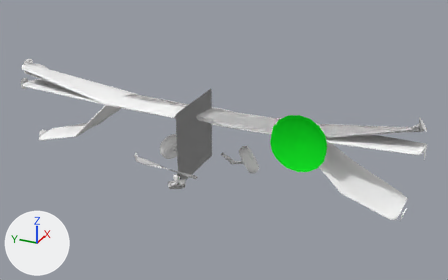
The Blender file Models/c172p-detailed-damage.blend, before and after one commit.
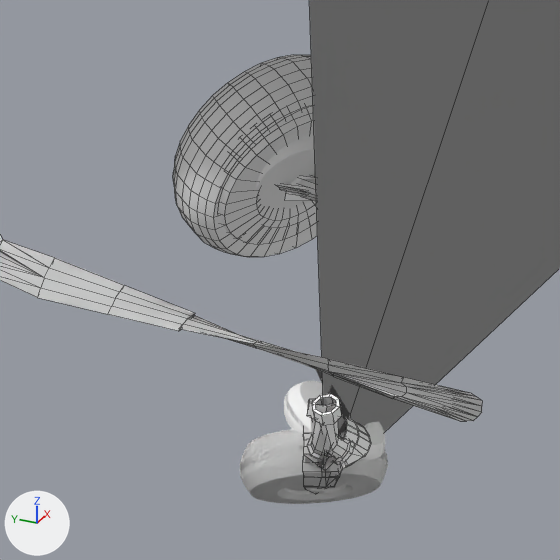
The first picture shows the older version from a 50 mm lens placed at (-13.14, -6.73, 6.62), pointed at (0.15, -0.75, -0.03). The close-ups show both versions on the part from 31% to 46% of the width and 45% to 70% of the height of that picture; other places that the commit changed are outside them. The lights are fixed; the arrows at lower left show +X, +Y and +Z. The close-ups show mesh edges as thin lines.

The older version as bpy lines, for what is in view:
```python
me_nosewheelbkd = bpy.data.meshes.new('NoseWheelBKD')
me_nosewheelbkd.from_pydata(...)  # 514 vertices, 512 faces; spans x 0.745..1.169, y 0.527..0.976, z -1.277..-0.892
me_nosewheelbkd.polygons.foreach_set('use_smooth', [True] * 512)
me_nosewheelbkd.materials.append(mat_wheel_mat)  # its picture is missing
me_rightwheelbksd = bpy.data.meshes.new('RightWheelBKsD')
me_rightwheelbksd.from_pydata(...)  # 418 vertices, 448 faces; spans x 0.238..0.871, y 1.152..1.672, z -1.052..-0.41
me_rightwheelbksd.polygons.foreach_set('use_smooth', [True] * 448)
me_rightwheelbksd.materials.append(mat_wheel_mat)  # its picture is missing
me_rightwheeld = bpy.data.meshes.new('RightWheelD')
me_rightwheeld.from_pydata(...)  # 418 vertices, 448 faces; spans x 0.993..1.323, y 0.916..1.223, z -0.773..-0.433
me_rightwheeld.polygons.foreach_set('use_smooth', [True] * 448)
me_rightwheeld.materials.append(mat_wheel_mat)  # its picture is missing
ob_nosewheelbkd = bpy.data.objects.new('NoseWheelBKD', me_nosewheelbkd)
ob_nosewheelbkd.location = (-1.768, -0.603, 0.033)
ob_nosewheelbkd.show_transparent = True
ob_rightwheelbksd = bpy.data.objects.new('RightWheelBKsD', me_rightwheelbksd)
ob_rightwheelbksd.location = (0.245, -0.277, -0.133)
ob_rightwheelbksd.show_transparent = True
ob_rightwheeld = bpy.data.objects.new('RightWheelD', me_rightwheeld)
ob_rightwheeld.location = (-0.422, -0.018, -0.243)
ob_rightwheeld.show_transparent = True
# also in view: 'NoseWheelD' at (-0.77, 0.09, -0.91); 'NoseWheelStrutBKD' at (-0.89, 0.08, -0.92); 'strobe2BD' at (0.0, 0.0, 0.0); 'PropellerBKD' at (-1.72, -0.01, -0.08); 'NoseWheelStrutD' at (-0.9, 0.04, -0.84)
```
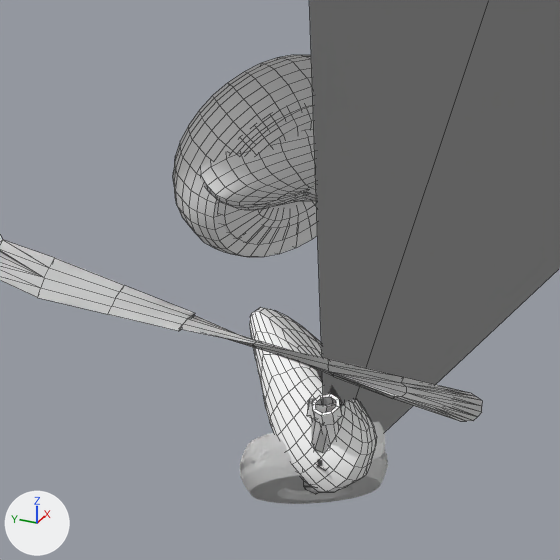
What differs and where, as boxes [x1, y1, x2, y2] in the close-ups (560 x 560 px):
'fairing1D', added: after [250, 308, 377, 492]
'fairing3D', added: after [200, 128, 316, 211]
'RightWheelD', unchanged, covered by the edit: before [256, 134, 315, 210]; after [269, 201, 311, 210]
'NoseWheelStrutD', unchanged, covered by the edit: before [312, 393, 371, 481]; after [312, 393, 341, 445]
'NoseWheelD', unchanged, covered by the edit: before [284, 381, 386, 461]; after [372, 422, 386, 459]
'NoseWheelStrutBKD', unchanged, covered by the edit: before [303, 398, 340, 491]; after [304, 398, 336, 491]

Patch to the scene script:
```diff
--- a/Models/c172p-detailed-damage.blend.py
+++ b/Models/c172p-detailed-damage.blend.py
@@ mat_material_parts @@
+mat_material_parts = diffuse_material('Material.Parts')
+mat_material_parts.base_color = (1.0, 1.0, 1.0)  # white #ffffff
@@ me_plane_020 @@
+me_plane_020.from_pydata(...)  # 324 vertices, 322 faces; spans x 0.188..1.079, y 1.004..1.277, z -1.218..-0.896
+me_plane_020.polygons.foreach_set('use_smooth', [True] * 322)
+me_plane_020.materials.append(mat_material_parts)  # its picture is missing
@@ me_plane_019 @@
+me_plane_019.from_pydata(...)  # 324 vertices, 322 faces; spans x -1.408..-0.61, y -0.135..0.138, z -1.269..-0.986
+me_plane_019.polygons.foreach_set('use_smooth', [True] * 322)
+me_plane_019.materials.append(mat_material_parts)  # its picture is missing
@@ ob_fairing3d @@
+ob_fairing3d = bpy.data.objects.new('fairing3D', me_plane_020)
+ob_fairing3d.location = (-0.684, 0.182, -0.738)
+ob_fairing3d.rotation_euler = (0.72, 0.0565, -0.697)  # degrees (41, 3.2, -40)
+ob_fairing3d.show_transparent = True
@@ ob_fairing1d @@
+ob_fairing1d = bpy.data.objects.new('fairing1D', me_plane_019)
+ob_fairing1d.location = (-0.827, 1.404, 0.07)
+ob_fairing1d.rotation_euler = (-0.939, -0.266, 0.787)  # degrees (-54, -15, 45)
+ob_fairing1d.show_transparent = True
```
